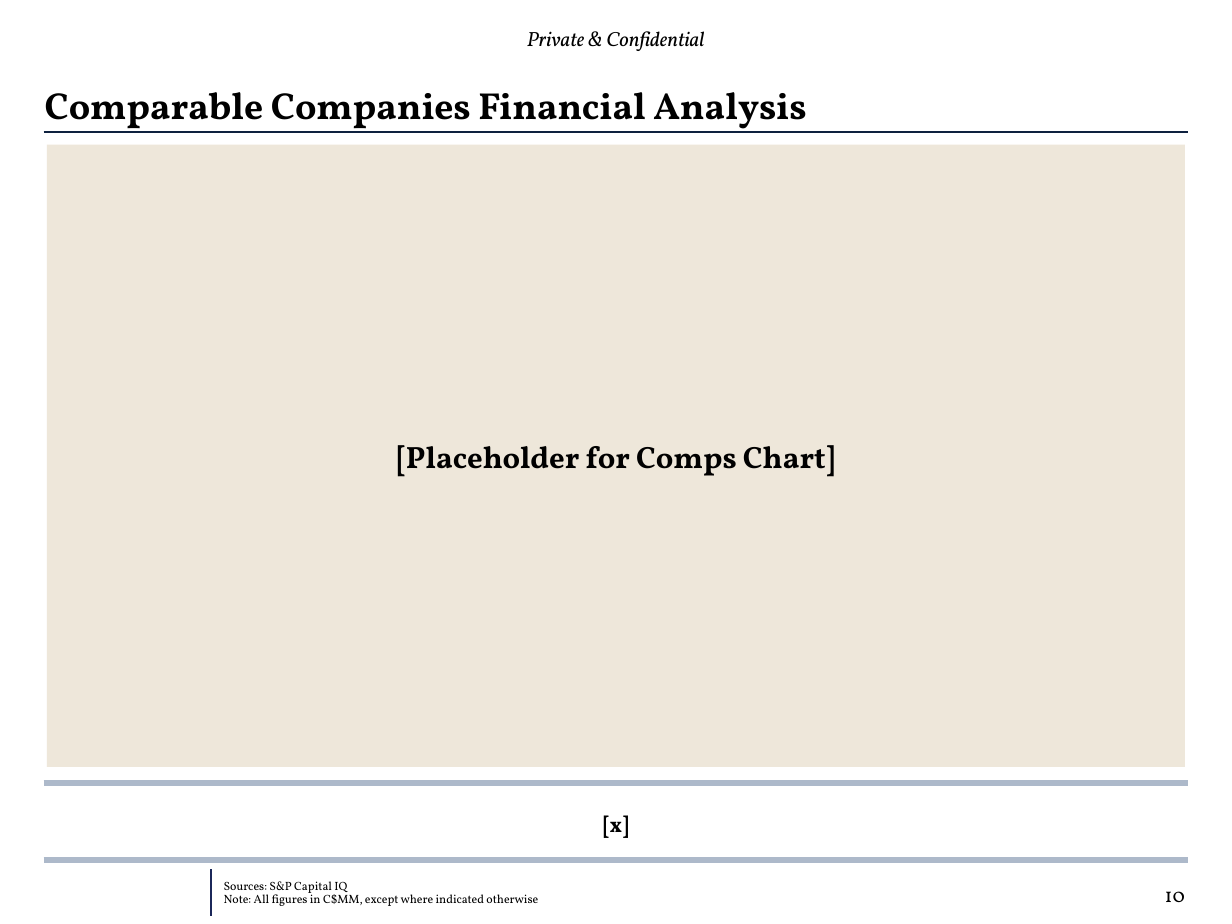
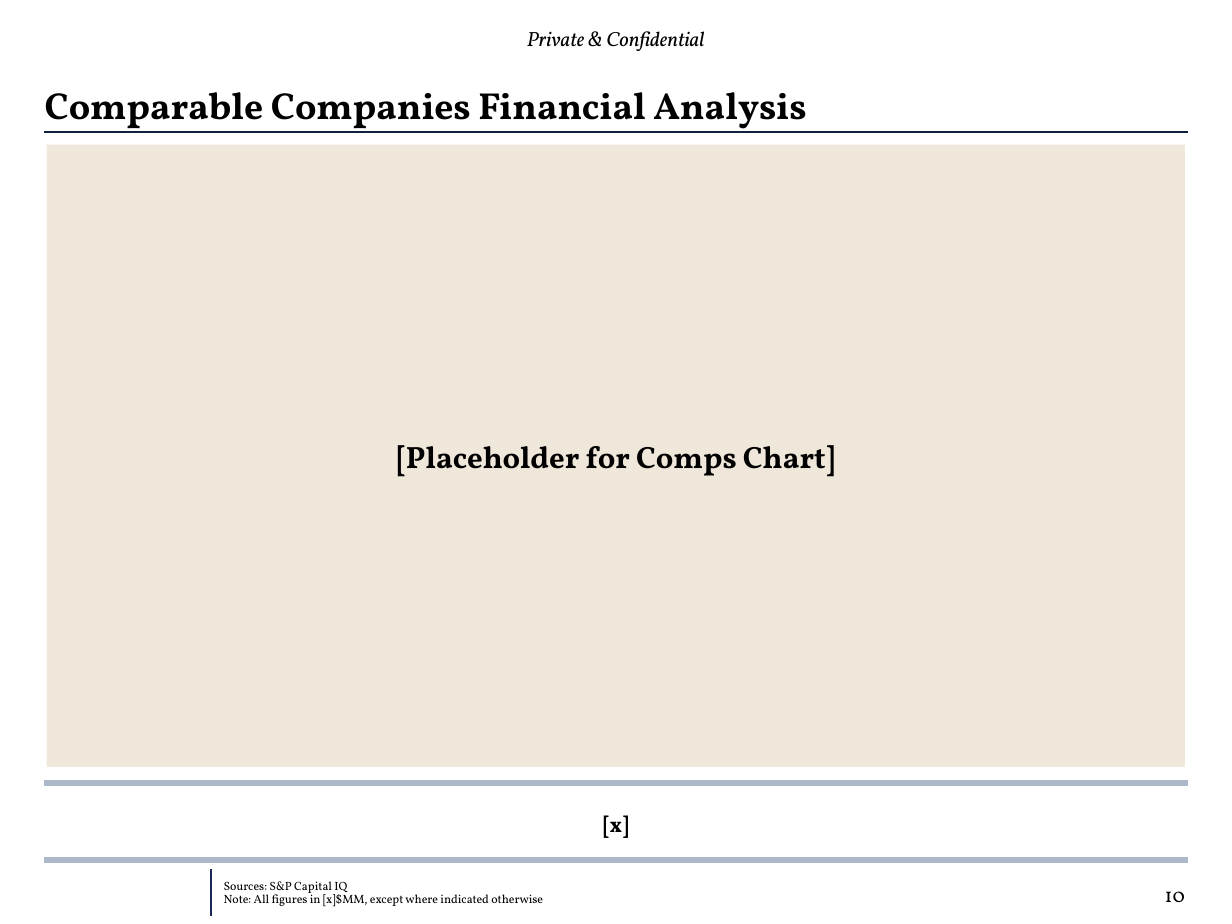
Before and after one commit to tatewilsonwork/infor-beta-test, a slide deck: slide 11 of infor-beta/templates/INFOR Slide Library.pptx. Drawn at 1232x924 pixels with LibreOffice and Linux fonts; fonts in the diff are those of the drawing; background and template pictures are left out. Boxes give left, top, right and bottom in pixels: in the first picture for what was removed or moved away, otherwise in the second. Text is boxed around its words. In the diff, an @@ line names an element or a change of style, - is before the commit and + after.

```diff
--- a/infor-beta/templates/INFOR Slide Library.pptx
+++ b/infor-beta/templates/INFOR Slide Library.pptx
@@ text at box(224, 891, 543, 907): text changed @@
-Note: All figures in C$MM, except where indicated otherwise
+Note: All figures in [x]$MM, except where indicated otherwise
```
Also in this commit, not shown: 4 other slides changed, 16 other files.
